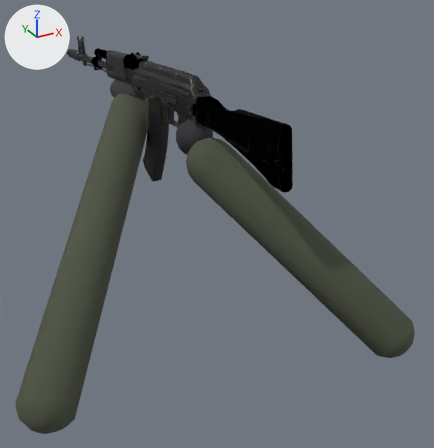
Before and after pictures for a commit that changed the glTF model physicsbox/assets/weapons/ak74_fp.glb.
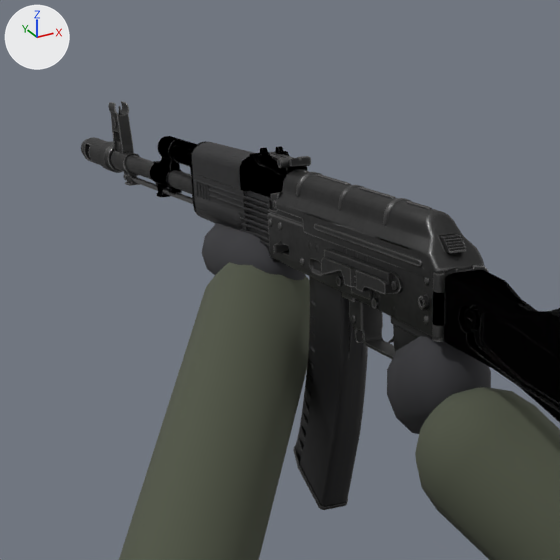
Each version appears first whole from a camera (50 mm lens) standing at (-0.359, -0.708, 0.086) and looking at (0.178, 0.269, -0.402), and next in a close-up on the part from 9% to 55% of the width and 0% to 45% of the height. Lighting does not change. The marker at upper left points along +X, +Y and +Z. The last two pictures show the newer version.

Objects in the first close-up: 'AK', 'ArmL', 'ArmR', 'HandL', 'HandR', 'Mag'.
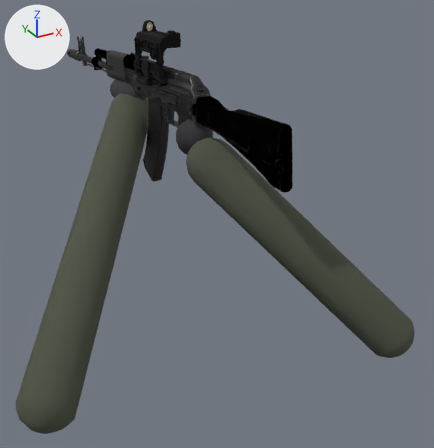
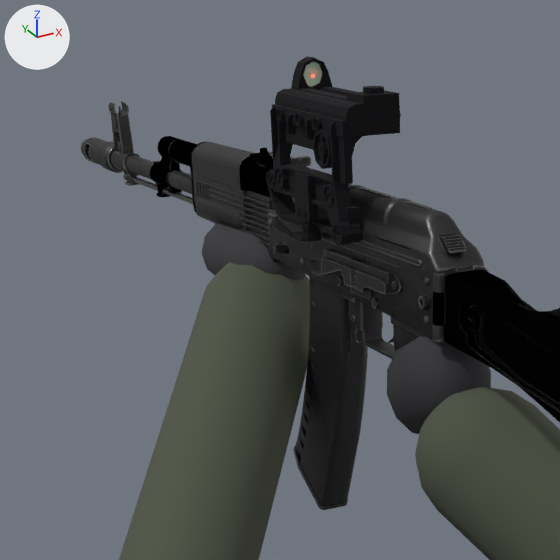
Boxes [x1, y1, x2, y2] around the edits, measured in the close-ups (560 x 560 px):
'Kobra', added
    after: [266, 56, 401, 246]
    faces in mat_mat_1 (black #111014): [266, 56, 401, 246]
    faces in mat_mat_2 (green #c0e7cc): [303, 62, 323, 87]

What changed in the scene script:
```text
Add mat_mat_2:
    mat_mat_2 = principled_material('mat_2')
    mat_mat_2.base_color = (0.526, 0.8, 0.601)  # green #c0e7cc
    mat_mat_2.metallic = 0.112
    mat_mat_2.roughness = 0.68
Add mat_mat_1:
    mat_mat_1 = principled_material('mat_1')
    mat_mat_1.base_color = (0.00565, 0.00522, 0.00702)  # black #111014
    mat_mat_1.metallic = 0.357
    mat_mat_1.roughness = 0.999
Add mat_mat_3:
    mat_mat_3 = principled_material('mat_3')
    mat_mat_3.base_color = (0.8, 0.0, 0.0)  # red #e70000
    mat_mat_3.roughness = 0.962
Add me_kobra_sight_mat_1_0:
    me_kobra_sight_mat_1_0.from_pydata(...)  # 951 vertices, 1872 faces; spans x 0.0862..0.1429, y 0.3342..0.4548, z -0.1381..-0.0219
    # faces by material slot: [1836, 6, 30]
    me_kobra_sight_mat_1_0.materials.append(mat_mat_1)  # black #111014
    me_kobra_sight_mat_1_0.materials.append(mat_mat_3)  # red #e70000
    me_kobra_sight_mat_1_0.materials.append(mat_mat_2)  # green #c0e7cc
Add ob_kobra:
    ob_kobra = bpy.data.objects.new('Kobra', me_kobra_sight_mat_1_0)
    ob_kobra.location = (0.0, 0.0, 0.0)
```
